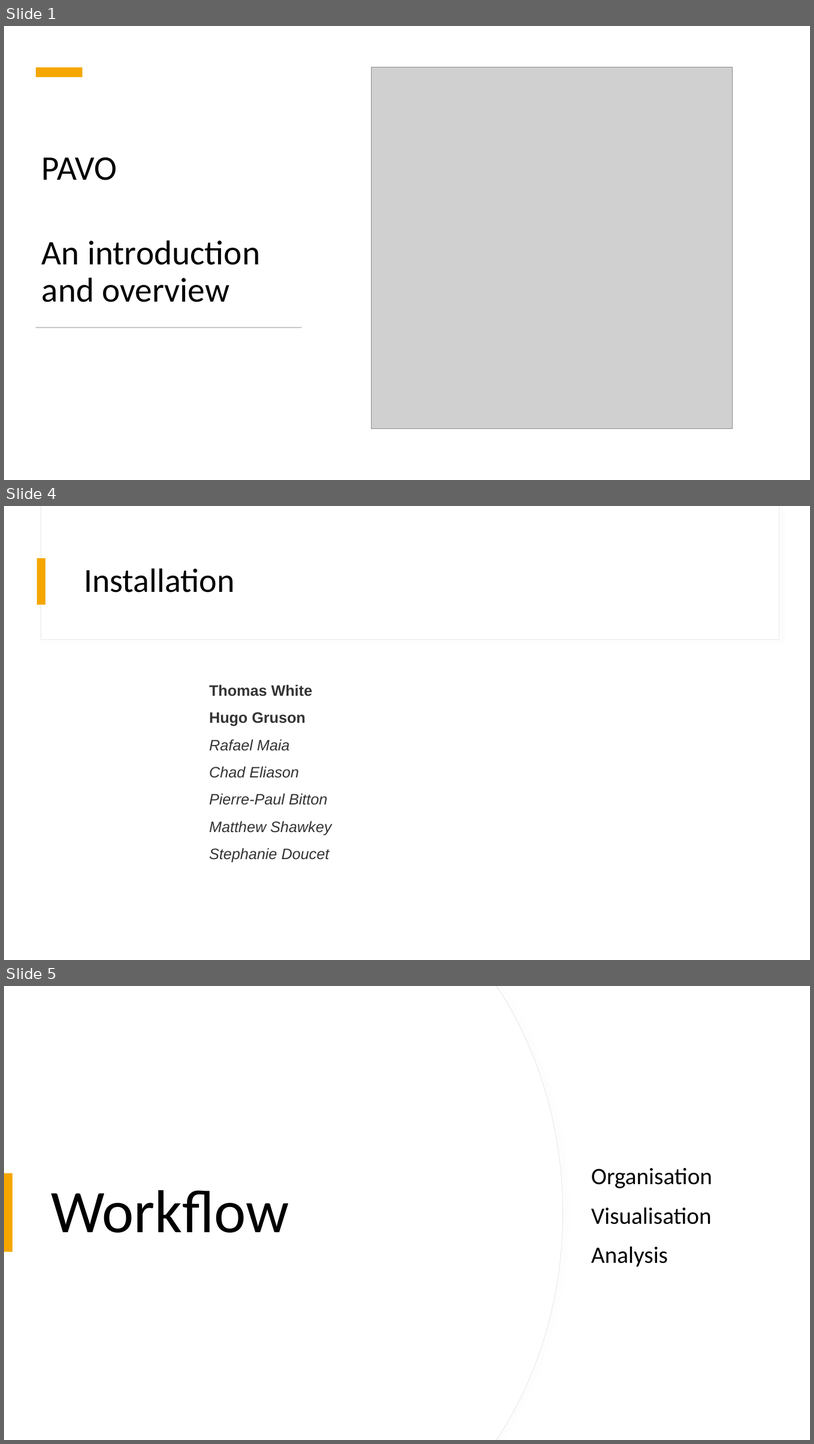
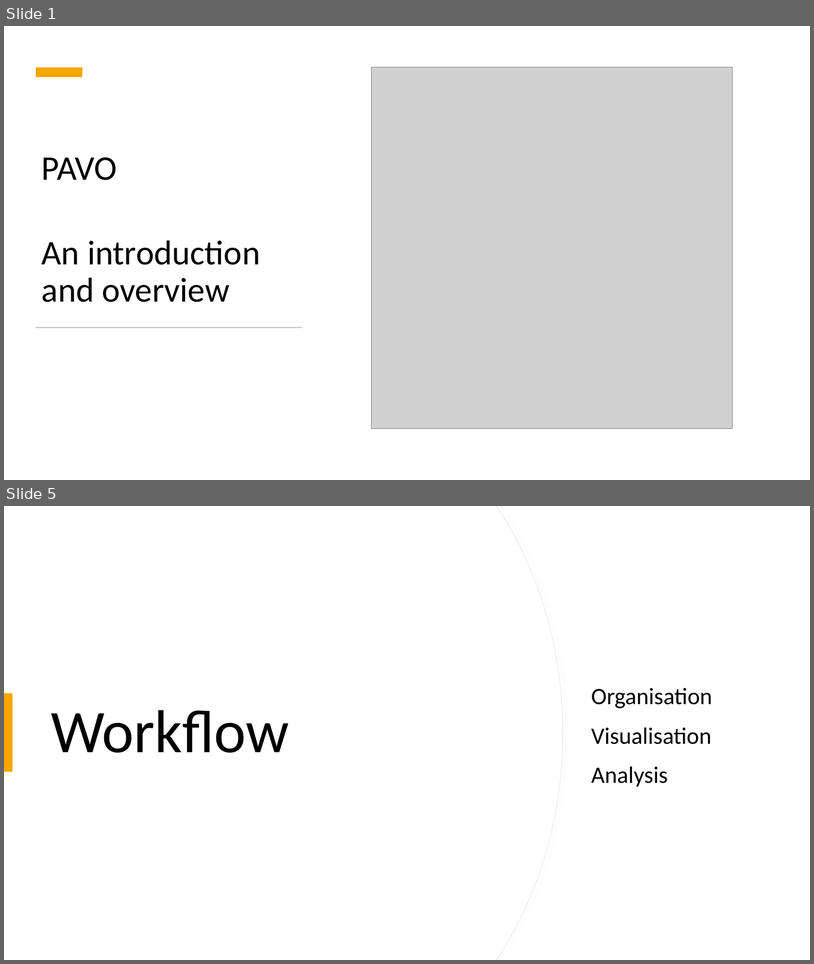
Before and after one commit to thomased/pavo_workshop, a slide deck: slides/intro_pavo.pptx. Shown one above the other, each under a label of ours: slides 1, 4 and 5 before the commit, slides 1 and 5 after it; the slides between them are not shown. The pictures are 814x1444 and 814x964 pixels, drawn with LibreOffice and Linux fonts; fonts in the diff are those of the drawing; grey boxes stand for pictures. Boxes give left, top, right and bottom in pixels: in the first picture for what was removed or moved away, otherwise in the second. Text is boxed around its words. In the diff, an @@ line names an element or a change of style, - is before the commit and + after.

```diff
--- a/slides/intro_pavo.pptx
+++ b/slides/intro_pavo.pptx
@@ slide 4 removed at <box>4,506,810,960</box>, background #FFFFFF; not listed: 2 template elements that a slide beside it also shows @@
@@ rectangle removed at <box>37,558,46,604</box> @@
@@ title removed at <box>84,568,234,592</box> @@
-Installation
@@ text removed at <box>209,684,332,862</box> @@
-Thomas White
-Hugo Gruson
-Rafael Maia
-Chad Eliason
-Pierre-Paul Bitton
-Matthew Shawkey
-Stephanie Doucet
```
Also in this commit, not shown: 6 slides changed, 7 slides added, 1 other slide removed, 2 other files.
